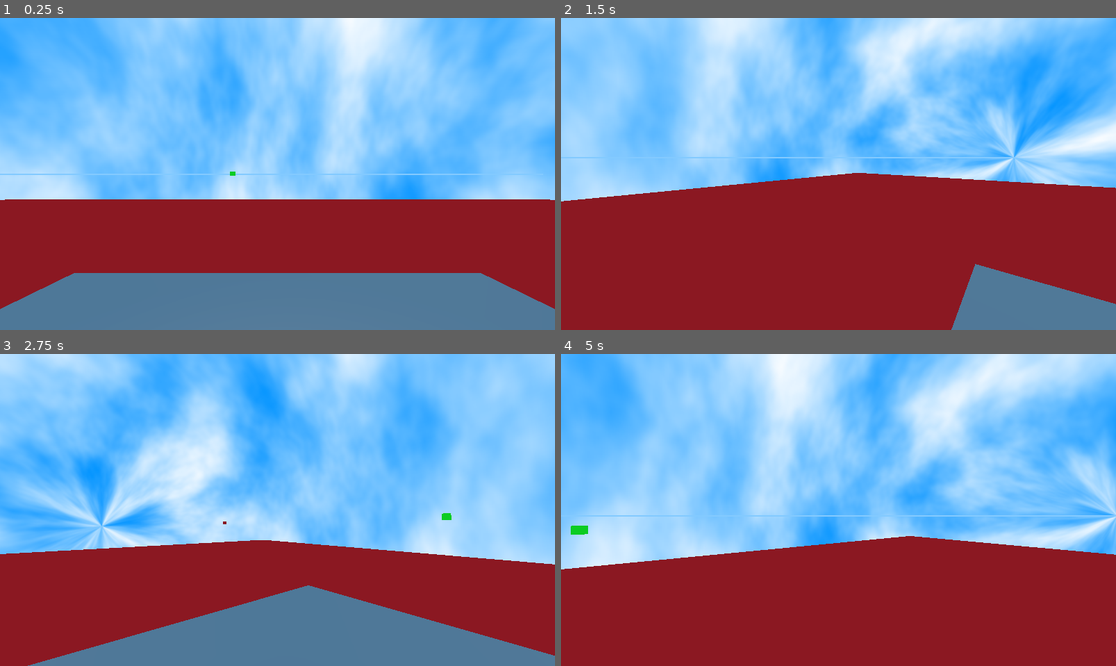
Above: before the commit, frames 1-4 (two rows, left to right).
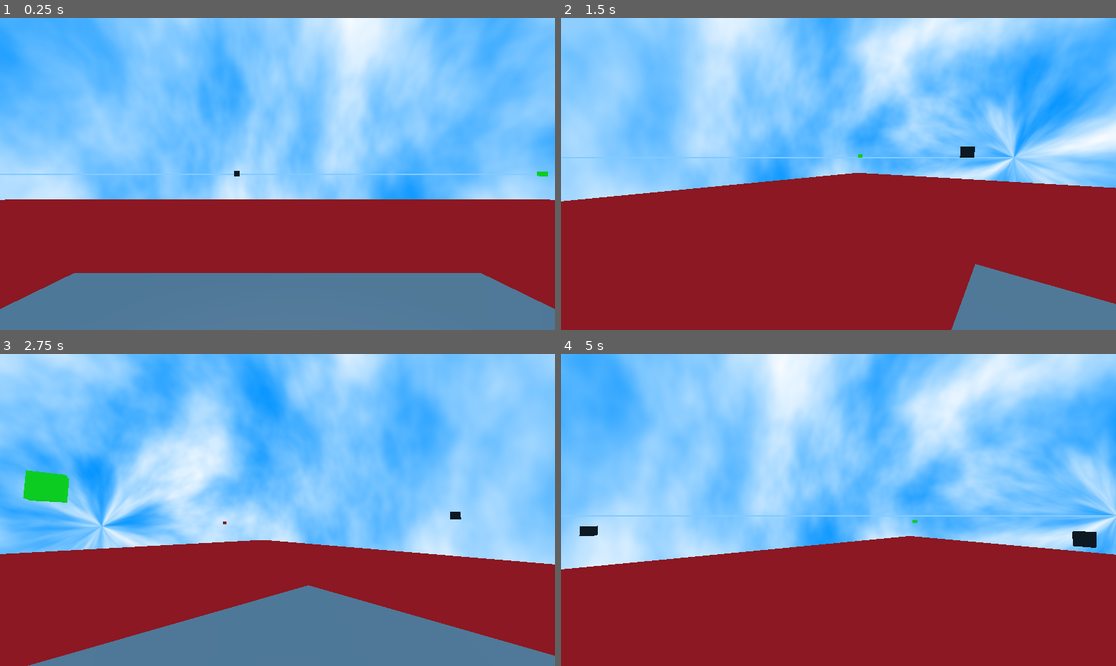
Above: after the commit, the same moments.

Repository: JustAws0m3/Godot_project_1
Game: Godot game, scene res://Main.tscn
The game is run twice, just before and just after one commit, with the same random seed, the same clock (stepped at 60 frames per second) and the same inputs.
Inputs (mouse positions are in pixels of both pictures, inside the frame that each line leads up to):
- Up to frame 1 (0.25 s): no input
- Up to frame 2 (1.5 s): tap Enter at 0.5 s; move the mouse to (832, 180) at 0.52 s; hold R (Refresh) 0.53-1.28 s; hold W (Forwards) from 0.53 s (still down); tap Space (Jump) at 0.77 s; move the mouse to (877, 177) at 1.27 s; tap Shift (Sprint) at 1.35 s
- Up to frame 3 (2.75 s): keep holding W (Forwards); tap Space (Jump) at 1.52 s; move the mouse to (233, 506) at 2.02 s; hold R (Refresh) from 2.03 s (still down)
- Up to frame 4 (5 s): move the mouse to (844, 510) at 2.77 s; release W (Forwards) at 2.78 s; release R (Refresh) at 2.78 s; hold A (Left) 2.78-3.53 s; tap Shift (Sprint) at 2.85, 4.35 s; tap Space (Jump) at 3.02, 3.77, 4.52 s; move the mouse to (816, 503) at 3.52 s; hold R (Refresh) 3.53-4.28 s; hold W (Forwards) from 3.53 s (still down); move the mouse to (866, 510) at 4.27 s

The runs differ from the first frame. In frame 1, less than 0.1% of the frame differs, in the area x 41-99%, y 48-51%; in frame 2, 0.1%; in frame 3, 0.8%, in the area x 4-84%, y 37-54%; in frame 4, 0.4%.

Commit message:
added unrelated points

Diff:
--- a/Scripts/Generation/Unpackers/pois_unpacker.gd
+++ b/Scripts/Generation/Unpackers/pois_unpacker.gd
@@ -6,15 +6,16 @@
 const RED = preload("uid://8nfabsfre24")
 const BLUE = preload("uid://cmmc4juj1a1kd")
 const GREEN = preload("uid://di5vgqcoebvue")
+const BLACK = preload("uid://cqnjj0rlirarr")
 
 #Map paramaters4
 ##Determines the size of the map
 @export var map_size := Vector3(200,30,150)
 
 #Spawn Paramaters
-## The minimum distance the spawns can be from the back of the map
+## The minimum distance the spawns can be from the back of the map (incluscive)
 @export var spawn_dist_min := 15
-## The maximum distance the spawns can be from the back of the map
+## The maximum distance the spawns can be from the back of the map (incluscive)
 @export var spawn_dist_max := 30
 ## The maximum distance the spawns can be from the sides of the map
 @export var spawn_bound := 20
@@ -39,7 +40,19 @@
 ##If true, flip the pois horizontally
 @export var poi_flip_hor := false
 ##If true, shufffle the horizontal positions of pois
-@export var poi_shuffle_hor := true
+@export var poi_shuffle_hor := false
+
+#Unrelated point paramaters
+##The minimum number of unrelated pois to generate (incluscive)
+@export var min_unrelated_poi := 1
+##The maximum number of unrelated pois to generate (incluscive)
+@export var max_unrelated_poi := 3
+##The distence unrelated pois must be from the edge of the map
+@export var unrelated_poi_bound := 20
+##The distance each unrelated poi must be from other points. If a place can't be found for a point, it won't be placed
+@export var unrelated_poi_dist_from_other_points := 30
+##The amount of attempts the generator will make at placing unrelated pois before giving up
+@export var unrelated_poi_placement_attempts := 300
 
 #Unpacker stuff
 ##The unpackers to unpack next
@@ -202,6 +215,33 @@
 		result.append(new_point)
 	return result;
 
+#Method for asking if placement of an unrelated point is valid
+func is_unrelated_poi_placement_valid(proposal:Vector3, points:Array[Node3D]) -> bool:
+	for point in points:
+		if proposal.distance_to(point.position) <= unrelated_poi_dist_from_other_points:
+			return false
+	return true
+
+#Generate points unrelated to objectives
+func generate_unrelated_poi_points(rng:RandomNumberGenerator, points:Array[Node3D]) -> Array[Node3D]:
+	points = points.duplicate()
+	var result :Array[Node3D]  = []
+	var n_points = rng.randi_range(min_unrelated_poi,max_unrelated_poi)
+	for i in range(unrelated_poi_placement_attempts):
+		var proposal := Vector3(
+			rng.randf_range(world_border_positive.x - unrelated_poi_bound,world_border_negative.x + unrelated_poi_bound),
+			0,
+			rng.randf_range(world_border_positive.z - unrelated_poi_bound,world_border_negative.z + unrelated_poi_bound)
+		)
+		if is_unrelated_poi_placement_valid(proposal,points):
+			var point := place_point(proposal,BLACK)
+			points.append(point)
+			result.append(point)
+		if result.size() >= n_pois:
+			return result
+	return result
+
+
 
 func unpack() -> Array[Unpacker]:
 	var rng := RandomNumberGenerator.new()
@@ -210,5 +250,7 @@
 	# Place Spawns
 	var spawns = place_spawns(rng)
 	var pois = generate_poi_points(rng,spawns[0].position,spawns[1].position)
+	var spawns_and_pois = spawns.duplicate() + pois.duplicate()
+	var unrelated = generate_unrelated_poi_points(rng,spawns_and_pois)
 
 	return next_unpack
--- /dev/null
+++ b/Textures/black.tres
@@ -0,0 +1,4 @@
+[gd_resource type="StandardMaterial3D" format=3 uid="uid://cqnjj0rlirarr"]
+
+[resource]
+albedo_color = Color(0, 0, 0, 1)
